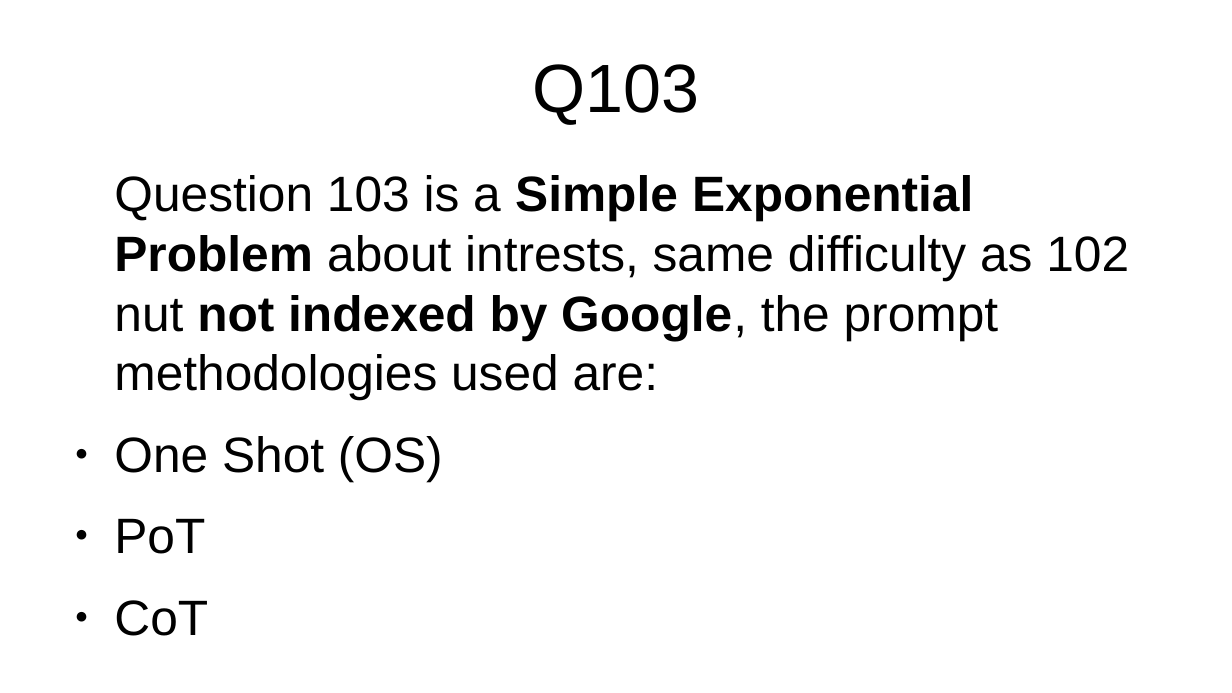
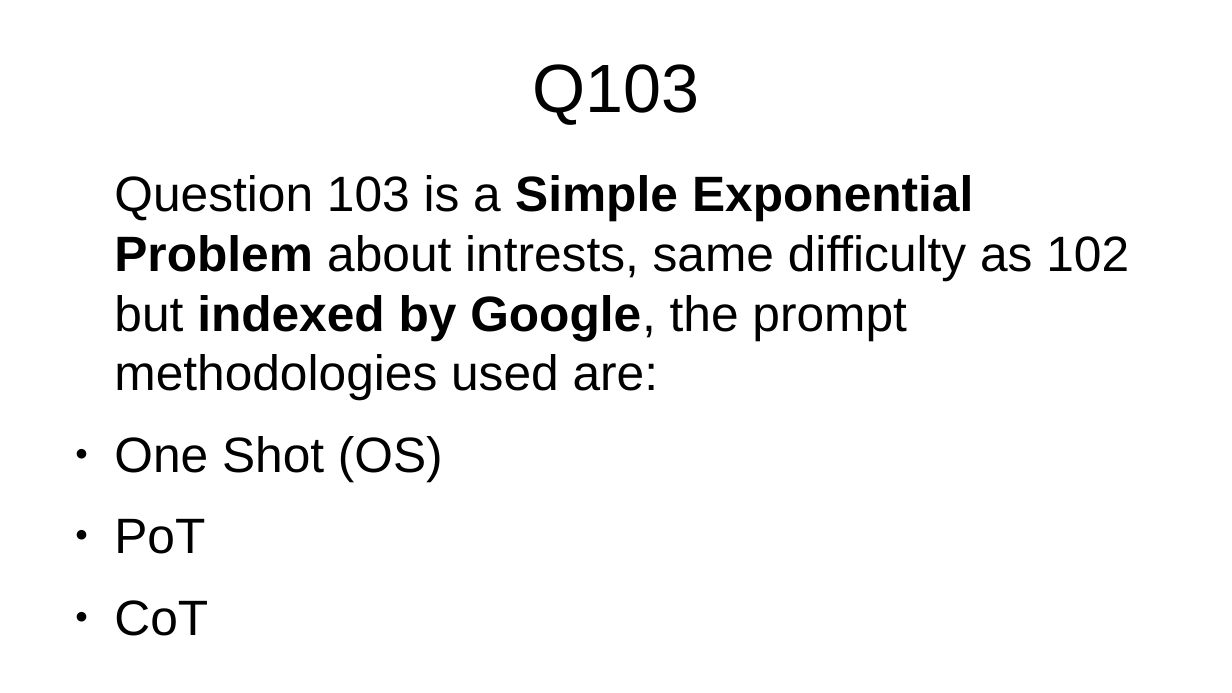
Before and after one commit to PieBerto/Stress-testing-chatbots, a slide deck: slide 18 of Slideshow/Results_presentation.odp. Drawn at 1232x693 pixels with LibreOffice and Linux fonts; fonts in the diff are those of the drawing. Boxes give left, top, right and bottom in pixels: in the first picture for what was removed or moved away, otherwise in the second. Text is boxed around its words. In the diff, an @@ line names an element or a change of style, - is before the commit and + after.

```diff
--- a/Slideshow/Results_presentation.odp
+++ b/Slideshow/Results_presentation.odp
@@ text at (x1=114, y1=175, x2=1129, y2=400): text changed @@
-Question 103 is a Simple Exponential Problem about intrests, same difficulty as 102 nut not indexed by Google, the prompt methodologies used are:
+Question 103 is a Simple Exponential Problem about intrests, same difficulty as 102 but indexed by Google, the prompt methodologies used are:
```
Also in this commit, not shown: 17 other slides changed, 3 slides added, 10 other files.
